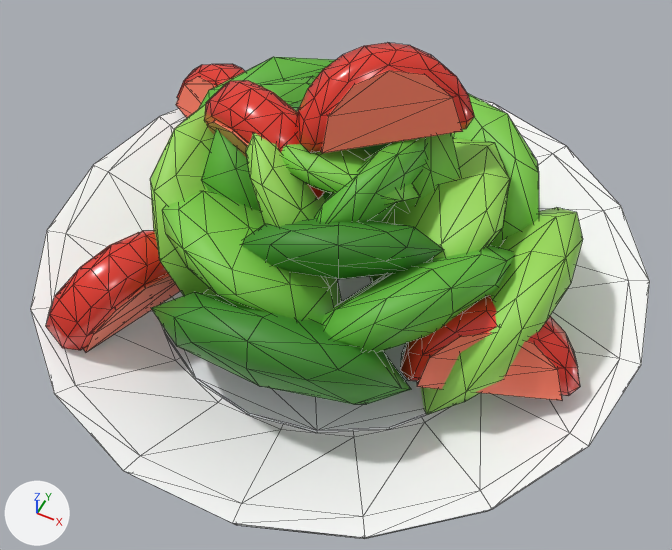
The glTF model assets/models/dish_salad.glb, before and after one commit.
The view is the same before and after, from a 50 mm lens placed at (0.259, -0.528, 0.692), pointed at (0.017, -0.044, 0.087). Arrows for +X, +Y and +Z are at lower left; the lights stay in place. The first picture is the older version. Mesh edges are drawn as thin lines. Vertices at exactly the same position are counted once.

In view in the first picture: 'dish_salad'.
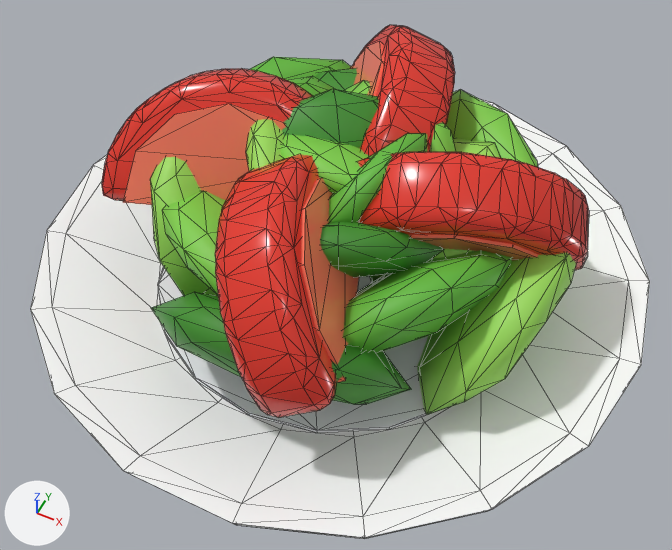
Location of each change, [x1, y1, x2, y2] in pixels of the pictures (672 x 550 px):
'dish_salad', reshaped: before [31, 43, 650, 539]; after [31, 25, 650, 539]
part 1 of me_dish_salad, added (red): after [358, 152, 589, 270]
part 2 of me_dish_salad, added (red): after [354, 25, 455, 156]
part 3 of me_dish_salad, added (red): after [101, 69, 312, 201]
part 4 of me_dish_salad, added (red): after [215, 154, 337, 417]
part 5 of me_dish_salad, added (brown): after [409, 235, 538, 261]
part 6 of me_dish_salad, added (red): after [350, 41, 385, 96]
part 7 of me_dish_salad, added (red): after [123, 103, 286, 205]
part 8 of me_dish_salad, added (brown): after [301, 178, 359, 382]
part 9 of me_dish_salad, deleted: before [46, 64, 580, 401]
part 10 of me_dish_salad, deleted (red): before [75, 43, 474, 352]

Diff of the bpy script that builds the scene:
```diff
--- a/assets/models/dish_salad.glb.py
+++ b/assets/models/dish_salad.glb.py
@@ me_dish_salad @@
 # used by ob_dish_salad; location = (0.0, 0.0, 0.0)
-me_dish_salad.from_pydata(...)  # 1026 vertices, 1932 faces; spans x -0.28..0.28, y -0.276..0.276, z -0.014..0.272
+me_dish_salad.from_pydata(...)  # 1394 vertices, 2636 faces; spans x -0.28..0.28, y -0.276..0.276, z -0.014..0.226
+# me_dish_salad part 1: a new loose piece of 126 vertices spanning x -0.021..0.209, y -0.059..0.085, z 0.102..0.225, in mat_gloss
+# me_dish_salad part 2: a new loose piece of 126 vertices spanning x -0.076..0.066, y -0.021..0.209, z 0.103..0.226, in mat_gloss
+# me_dish_salad part 3: a new loose piece of 126 vertices spanning x -0.209..0.021, y -0.085..0.059, z 0.102..0.225, in mat_gloss
+# me_dish_salad part 4: a new loose piece of 126 vertices spanning x -0.057..0.085, y -0.209..0.021, z 0.103..0.226, in mat_gloss
+# me_dish_salad part 5: a new loose piece of 14 vertices spanning x -0.004..0.19, y -0.054..0.086, z 0.098..0.212, in mat_gloss
+# me_dish_salad part 6: a new loose piece of 14 vertices spanning x -0.078..0.061, y -0.005..0.19, z 0.099..0.213, in mat_gloss
+# me_dish_salad part 7: a new loose piece of 14 vertices spanning x -0.19..0.004, y -0.086..0.054, z 0.098..0.212, in mat_gloss
+# me_dish_salad part 8: a new loose piece of 14 vertices spanning x -0.052..0.087, y -0.19..0.005, z 0.099..0.213, in mat_gloss
+# me_dish_salad part 9: 6 loose pieces with 196 vertices, spanning x -0.257..0.241, y -0.203..0.273, z 0.054..0.132, are deleted
+# me_dish_salad part 10: 126 vertices removed from x -0.191..0.091, y -0.193..0.081, z 0.054..0.272
+# other edits to the shape of me_dish_salad do not show in these pictures
 me_dish_salad.materials.append(mat_gloss)
```
